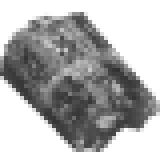
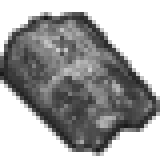
Two versions of the same layered image (160×160). Layer-by-layer changes:
added layer "outline" above "Pasted Layer" over [0, 12, 160, 156]
